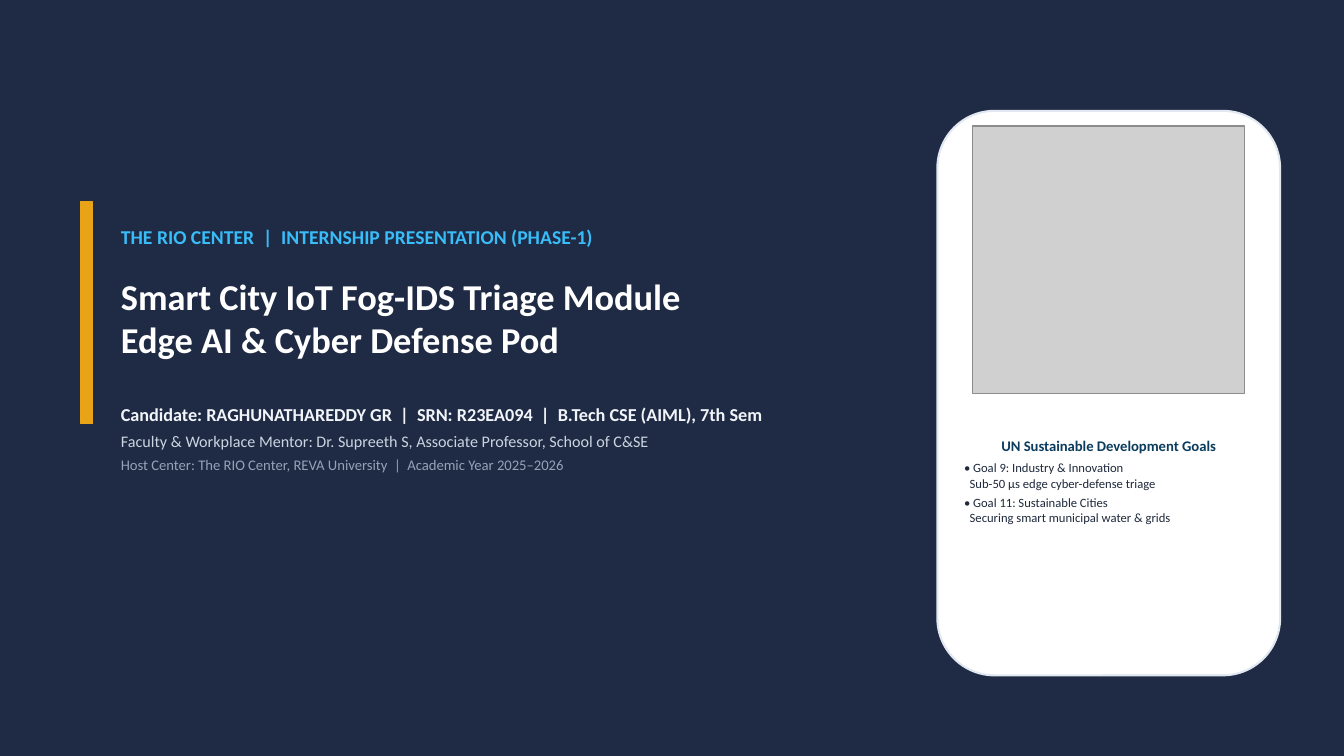
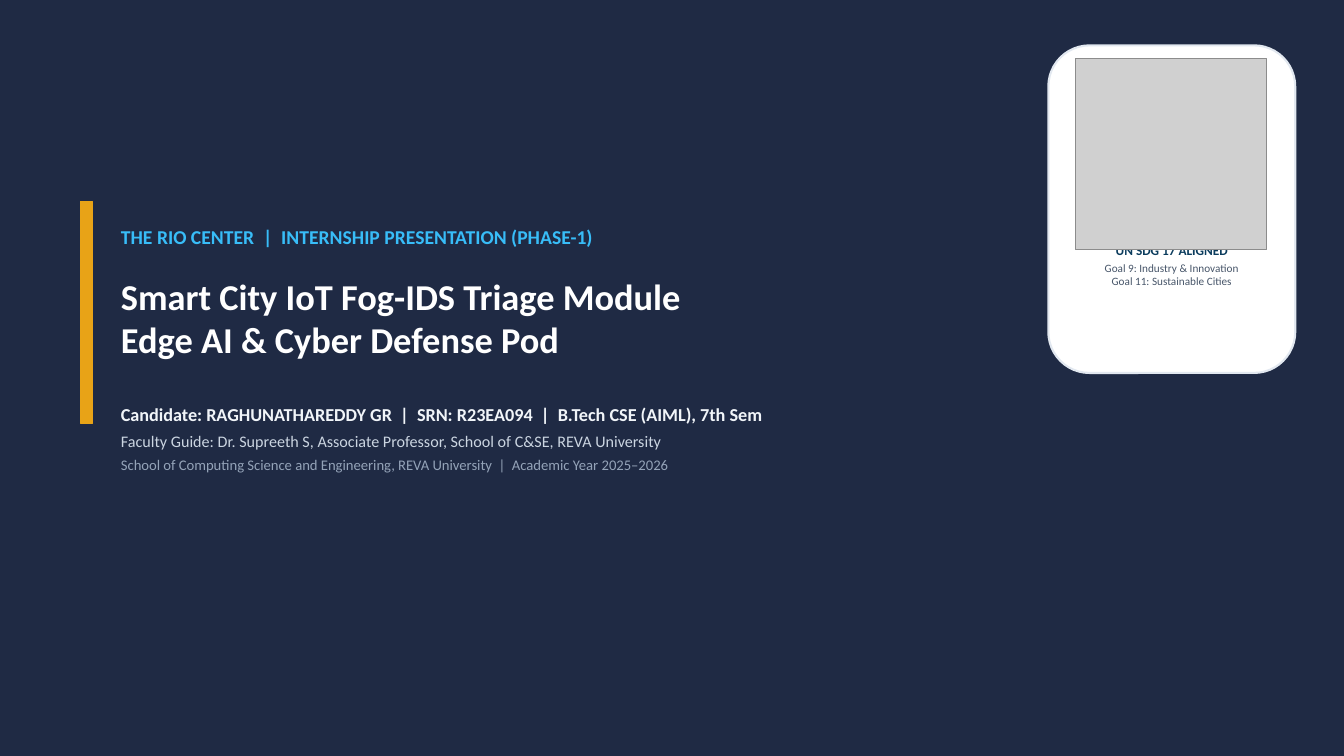
Before and after one commit to Raghunath2604/RIO_PROJECT-SMART_CITY-, a slide deck: slide 1 of docs/RIO_Internship_Presentation_R23EA094.pptx. Drawn at 1344x756 pixels with LibreOffice and Linux fonts; fonts in the diff are those of the drawing; grey boxes stand for pictures. Boxes give left, top, right and bottom in pixels: in the first picture for what was removed or moved away, otherwise in the second. Text is boxed around its words. In the diff, an @@ line names an element or a change of style, - is before the commit and + after.

```diff
--- a/docs/RIO_Internship_Presentation_R23EA094.pptx
+++ b/docs/RIO_Internship_Presentation_R23EA094.pptx
@@ rounded rectangle "UN SDG 17 ALIGNED": place and size @@
-rounded rectangle "UN SDG 17 ALIGNED" at [938, 111, 1280, 676]
+rounded rectangle "UN SDG 17 ALIGNED" at [1049, 45, 1296, 373]
@@ picture: place and size @@
-picture at [973, 126, 1245, 393]
+picture at [1076, 58, 1267, 250]
@@ text in rounded rectangle at [1105, 249, 1239, 285]: text changed; size 9 to 8 pt; text colour #1E293B to #475569 @@
-UN Sustainable Development Goals
-• Goal 9: Industry & Innovation
-Sub-50 μs edge cyber-defense triage
-• Goal 11: Sustainable Cities
-Securing smart municipal water & grids
+UN SDG 17 ALIGNED
+Goal 9: Industry & Innovation
+Goal 11: Sustainable Cities
@@ text at [121, 436, 668, 473]: text changed; size 11.5 to 10.5 pt; text colour #CBD5E1 to #94A3B8 @@
-Faculty & Workplace Mentor: Dr. Supreeth S, Associate Professor, School of C&SE
-Host Center: The RIO Center, REVA University | Academic Year 2025–2026
+Faculty Guide: Dr. Supreeth S, Associate Professor, School of C&SE, REVA University
+School of Computing Science and Engineering, REVA University | Academic Year 2025–2026
```
Also in this commit, not shown: 5 other files.
